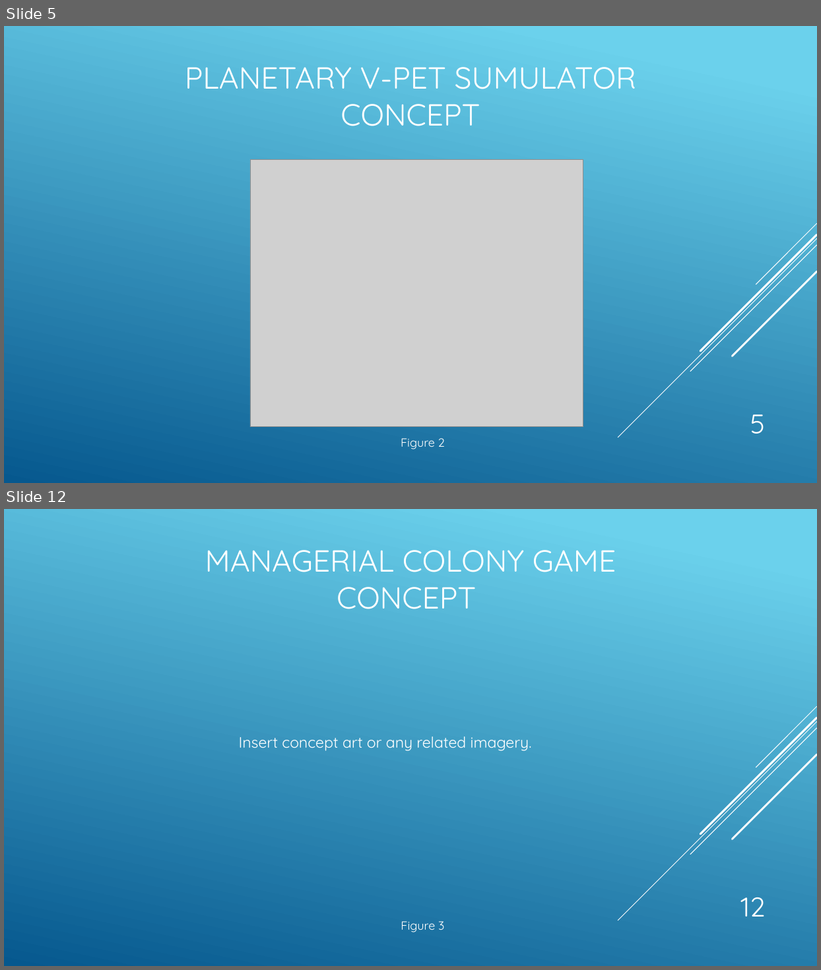
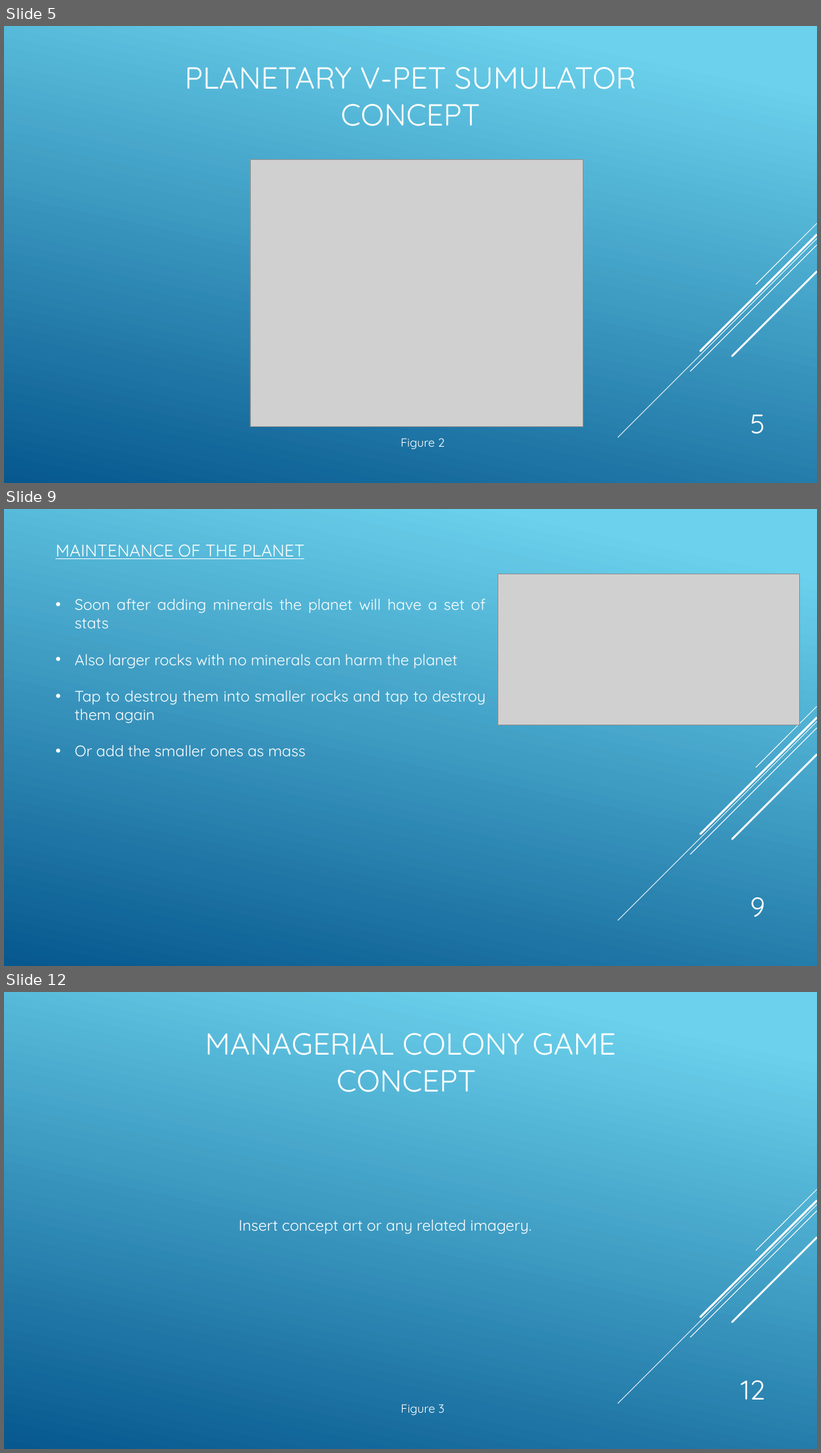
Before and after one commit to UoSGroupProjects1718/level-6-l6-group-3, a slide deck: Presentations/Level 6 Group 3 Pitch.pptx. Shown one above the other, each under a label of ours: slides 5 and 12 before the commit, slides 5, 9 and 12 after it; the slides between them are not shown. The pictures are 821x970 and 821x1453 pixels, drawn with LibreOffice and Linux fonts; fonts in the diff are those of the drawing; grey boxes stand for pictures. Boxes give left, top, right and bottom in pixels: in the first picture for what was removed or moved away, otherwise in the second. Text is boxed around its words. In the diff, an @@ line names an element or a change of style, - is before the commit and + after.

```diff
--- a/Presentations/Level 6 Group 3 Pitch.pptx
+++ b/Presentations/Level 6 Group 3 Pitch.pptx
@@ slide 9 added at box(4, 509, 817, 966), background gradient #6ED2EB to #06588E; not listed: 5 template elements that a slide beside it also shows @@
@@ title added at box(55, 545, 304, 559), 20 pt, text #FFFFFF, underline @@
+MAINTENANCE OF THE PLANET
@@ picture added at box(498, 574, 799, 725) @@
@@ text added at box(75, 599, 486, 757), 18 pt, text #FFFFFF @@
+• Soon after adding minerals the planet will have a set of stats
+• Also larger rocks with no minerals can harm the planet
+• Tap to destroy them into smaller rocks and tap to destroy them again
+• Or add the smaller ones as mass
@@ page number added at box(750, 898, 766, 918), 32 pt, text #FFFFFF @@
+9
```
Also in this commit, not shown: 1 slide changed, 4 other slides added, 5 slides removed.
